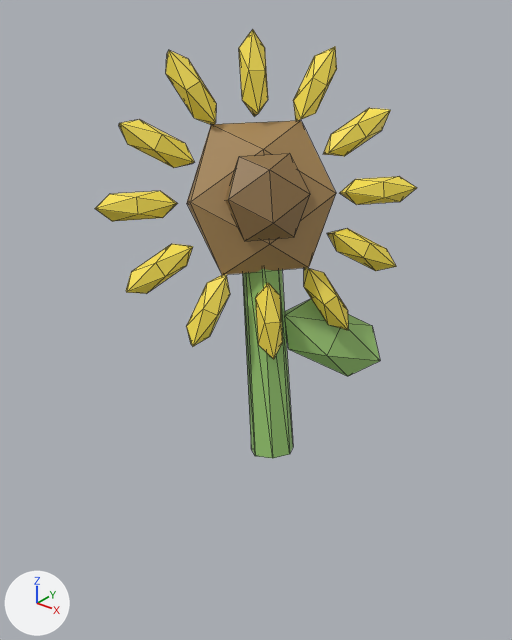
The glTF model public/studio/v2.15.0/d_sunflower/model.glb: old version first, new version second.
Camera for both pictures: a camera (50 mm lens) standing at (8.04, -10.19, 3.75) and looking at (0.02, -0.17, -2.47). Lighting does not change. The marker at lower left points along +X, +Y and +Z. The picture after the commit comes second. Mesh edges are drawn as thin lines. Where no turn or scale is listed for an object, it has been applied to the vertices.

Names of what the first picture shows: 'part0', 'part1', 'part10', 'part11', 'part12', 'part14', 'part15', 'part3', 'part4', 'part5', 'part6', 'part7', 'part8', 'part9' and 2 more.
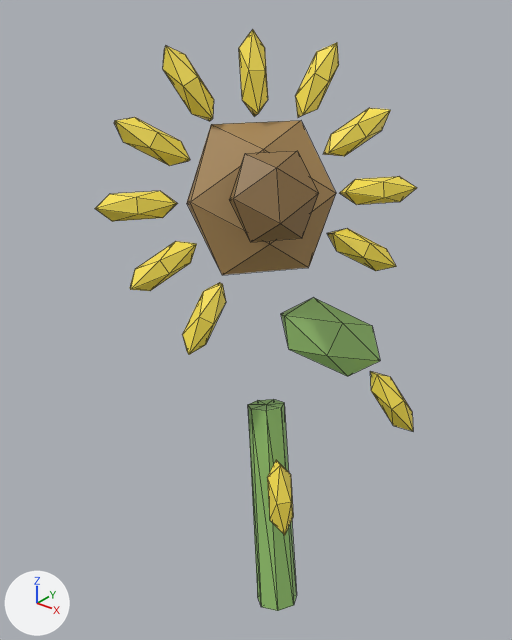
What differs and where, as boxes [x1, y1, x2, y2] in the pictures (512 x 640 px):
'part14', moved: before [242, 269, 293, 458]; after [248, 399, 297, 611]
'part1', moved: before [225, 153, 310, 241]; after [229, 151, 319, 242]
'part11', moved: before [255, 283, 283, 359]; after [267, 460, 293, 535]
'part12', moved: before [304, 268, 348, 330]; after [370, 371, 413, 431]
'part6', moved: before [166, 50, 216, 125]; after [163, 46, 214, 121]
'part7', moved: before [119, 120, 194, 168]; after [114, 117, 190, 166]
'part10', moved: before [186, 275, 230, 346]; after [182, 282, 226, 355]
'part9', moved: before [126, 244, 193, 294]; after [130, 241, 197, 291]
'part4', moved: before [293, 47, 337, 121]; after [295, 43, 339, 117]

The change, as a list of edits to the scene's bpy script:
```text
Change me_geometry_1:
    used by ob_part1; location = (0.0, 0.0, 0.0)
    remove me_geometry_1.from_pydata(...)  # 12 vertices, 20 faces; spans x -0.232..1.01, y -1.019..0.402, z -0.564..0.872
    add me_geometry_1.from_pydata(...)  # 12 vertices, 20 faces; spans x 0.151..1.393, y -1.324..0.097, z -0.413..1.024
    me_geometry_1 part 1: the whole mesh is moved by (0.383, -0.304, 0.152)
Change me_geometry_4:
    used by ob_part4; location = (0.0, 0.0, 0.0)
    remove me_geometry_4.from_pydata(...)  # 12 vertices, 20 faces; spans x -0.018..0.609, y 0.736..1.752, z 1.273..2.586
    add me_geometry_4.from_pydata(...)  # 12 vertices, 20 faces; spans x -0.009..0.618, y 0.783..1.799, z 1.344..2.657
    me_geometry_4 part 2: the whole mesh is moved by (0.009, 0.047, 0.071)
Change me_geometry_6:
    used by ob_part6; location = (0.0, 0.0, 0.0)
    remove me_geometry_6.from_pydata(...)  # 12 vertices, 20 faces; spans x -1.65..-0.638, y -0.86..-0.276, z 1.273..2.586
    add me_geometry_6.from_pydata(...)  # 12 vertices, 20 faces; spans x -1.694..-0.682, y -0.88..-0.296, z 1.344..2.657
    me_geometry_6 part 3: the whole mesh is moved by (-0.044, -0.02, 0.071)
Change me_geometry_7:
    used by ob_part7; location = (0.0, 0.0, 0.0)
    remove me_geometry_7.from_pydata(...)  # 12 vertices, 20 faces; spans x -1.972..-0.752, y -1.819..-0.753, z 0.622..1.455
    add me_geometry_7.from_pydata(...)  # 12 vertices, 20 faces; spans x -2.028..-0.808, y -1.869..-0.803, z 0.662..1.496
    me_geometry_7 part 4: the whole mesh is moved by (-0.056, -0.05, 0.041)
Change me_geometry_9:
    used by ob_part9; location = (0.0, 0.0, 0.0)
    remove me_geometry_9.from_pydata(...)  # 12 vertices, 20 faces; spans x -1.382..-0.498, y -2.481..-1.145, z -1.507..-0.673
    add me_geometry_9.from_pydata(...)  # 12 vertices, 20 faces; spans x -1.346..-0.462, y -2.415..-1.08, z -1.466..-0.632
    me_geometry_9 part 5: the whole mesh is moved by (0.036, 0.066, 0.041)
Change me_geometry_10:
    used by ob_part10; location = (0.0, 0.0, 0.0)
    remove me_geometry_10.from_pydata(...)  # 12 vertices, 20 faces; spans x -0.531..0.096, y -1.813..-0.798, z -2.556..-1.243
    add me_geometry_10.from_pydata(...)  # 12 vertices, 20 faces; spans x -0.55..0.077, y -1.907..-0.892, z -2.697..-1.384
    me_geometry_10 part 6: the whole mesh is moved by (-0.019, -0.094, -0.141)
Change me_geometry_11:
    used by ob_part11; location = (0.0, 0.0, 0.0)
    remove me_geometry_11.from_pydata(...)  # 12 vertices, 20 faces; spans x 0.265..0.882, y -0.745..-0.168, z -2.945..-1.445
    add me_geometry_11.from_pydata(...)  # 12 vertices, 20 faces; spans x 1.094..1.711, y -1.406..-0.829, z -6.373..-4.873
    me_geometry_11 part 7: the whole mesh is moved by (0.829, -0.66, -3.428)
Change me_geometry_12:
    used by ob_part12; location = (0.0, 0.0, 0.0)
    remove me_geometry_12.from_pydata(...)  # 12 vertices, 20 faces; spans x 0.716..1.728, y 0.214..0.798, z -2.556..-1.243
    add me_geometry_12.from_pydata(...)  # 12 vertices, 20 faces; spans x 2.026..3.038, y 0.809..1.393, z -4.676..-3.363
    me_geometry_12 part 8: the whole mesh is moved by (1.31, 0.595, -2.121)
Change me_geometry_14:
    used by ob_part14; location = (0.0, 0.0, 0.0)
    remove me_geometry_14.from_pydata(...)  # 16 vertices, 28 faces; spans x -0.39..1.29, y -1.11..0.41, z -5.08..-0.59
    add me_geometry_14.from_pydata(...)  # 16 vertices, 28 faces; spans x 0.07..1.76, y -1.48..0.04, z -8.62..-4.13
    me_geometry_14 part 9: the whole mesh is moved by (0.46, -0.37, -3.54)
```
